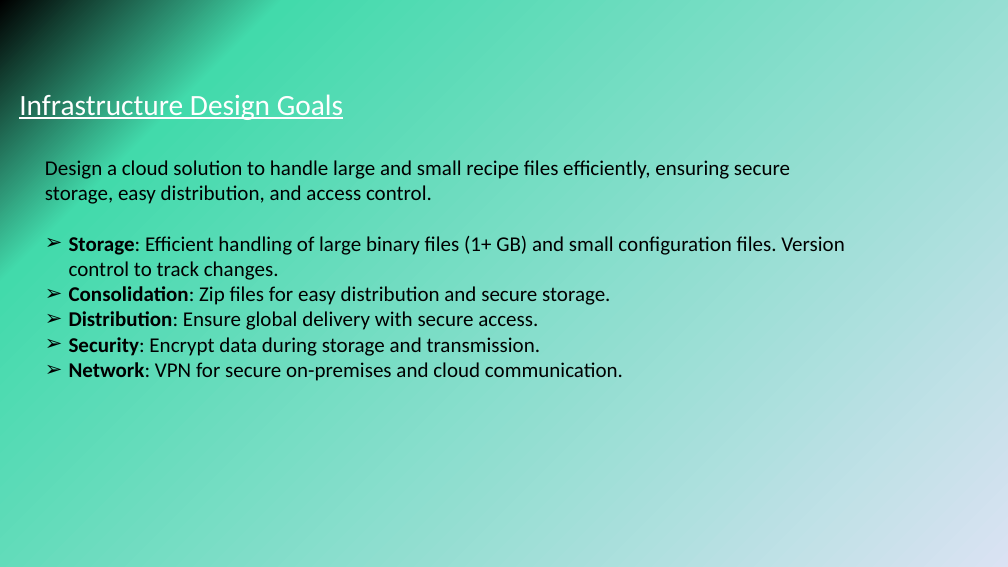
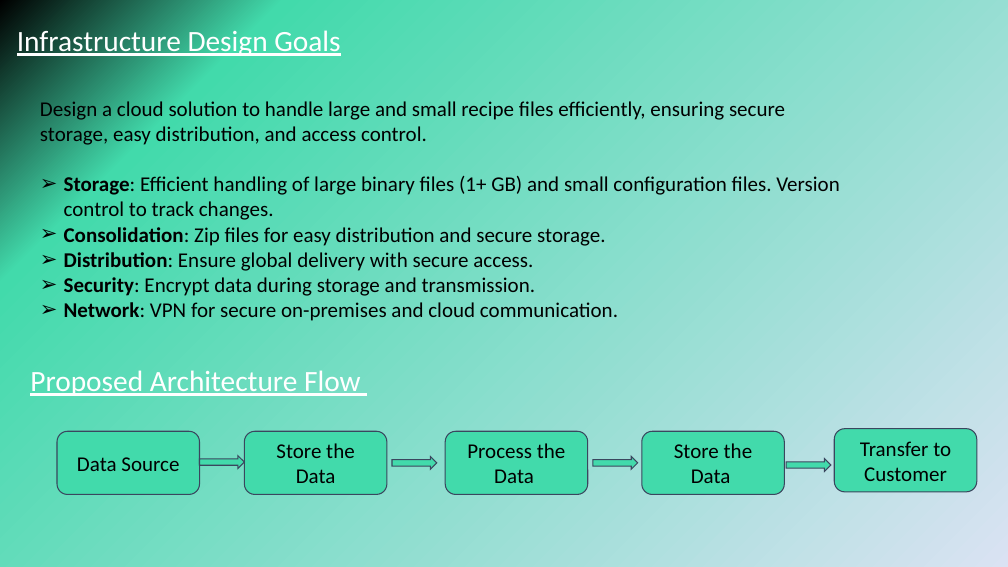
Before and after one commit to Sarathgopal/Circu-Li-ion, a slide deck: slide 3 of Circu Li Ion.pptx. Drawn at 1008x567 pixels with LibreOffice and Linux fonts; fonts in the diff are those of the drawing. Boxes give left, top, right and bottom in pixels: in the first picture for what was removed or moved away, otherwise in the second. Text is boxed around its words. In the diff, an @@ line names an element or a change of style, - is before the commit and + after.

Commit message:
Updated the PPT and IAD

```diff
--- a/Circu Li Ion.pptx
+++ b/Circu Li Ion.pptx
@@ text "Infrastructure Design Goals": place and size @@
-text "Infrastructure Design Goals" at <box>19,90,343,122</box>
+text "Infrastructure Design Goals" at <box>17,27,340,59</box>
@@ text "Design a cloud solution to ...": place and size @@
-text "Design a cloud solution to ..." at <box>45,160,844,381</box>
+text "Design a cloud solution to ..." at <box>40,101,839,321</box>
@@ text added at <box>30,370,361,396</box>, 28 pt, text #FFFFFF, underline @@
+Proposed Architecture Flow
@@ rounded rectangle added at <box>57,431,200,495</box>, fill #42DAAB, outline #3A465E 1 pt, 20 pt, text #000000 @@
+Data Source
@@ rounded rectangle added at <box>244,431,387,495</box>, fill #42DAAB, outline #3A465E 1 pt, 20 pt, text #000000 @@
+Store the Data
@@ rounded rectangle added at <box>445,431,588,495</box>, fill #42DAAB, outline #3A465E 1 pt, 20 pt, text #000000 @@
+Process the Data
@@ rounded rectangle added at <box>642,431,785,495</box>, fill #42DAAB, outline #3A465E 1 pt, 20 pt, text #000000 @@
+Store the Data
@@ rounded rectangle added at <box>835,429,978,492</box>, fill #42DAAB, outline #3A465E 1 pt, 20 pt, text #000000 @@
+Transfer to Customer
@@ right arrow added at <box>200,456,244,469</box>, fill #42DAAB, outline #3A465E 1 pt @@
@@ right arrow added at <box>392,457,437,470</box>, fill #42DAAB, outline #3A465E 1 pt @@
@@ right arrow added at <box>593,457,637,470</box>, fill #42DAAB, outline #3A465E 1 pt @@
@@ right arrow added at <box>786,459,831,472</box>, fill #42DAAB, outline #3A465E 1 pt @@
```
Also in this commit, not shown: 3 other slides changed, 1 slide added, 1 other file.
